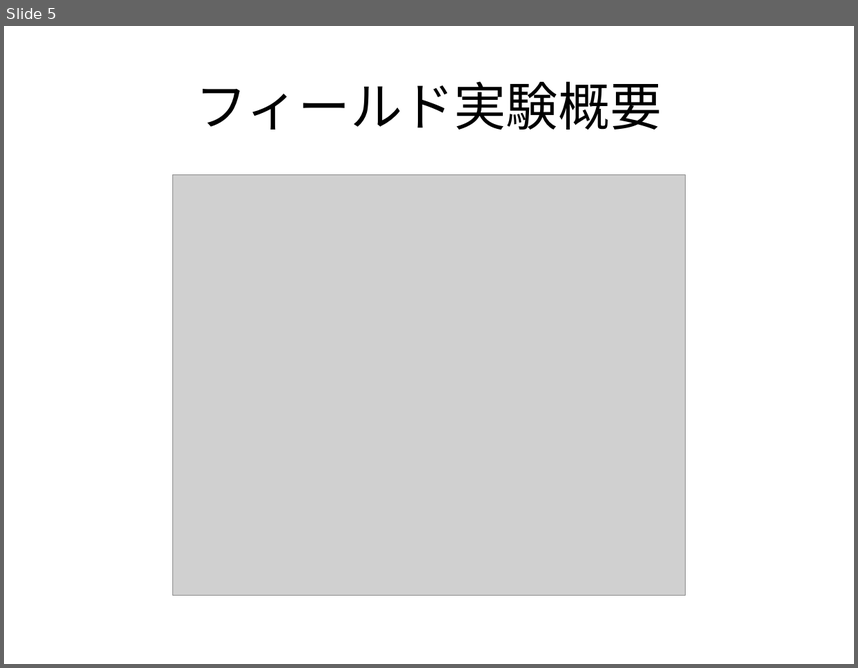
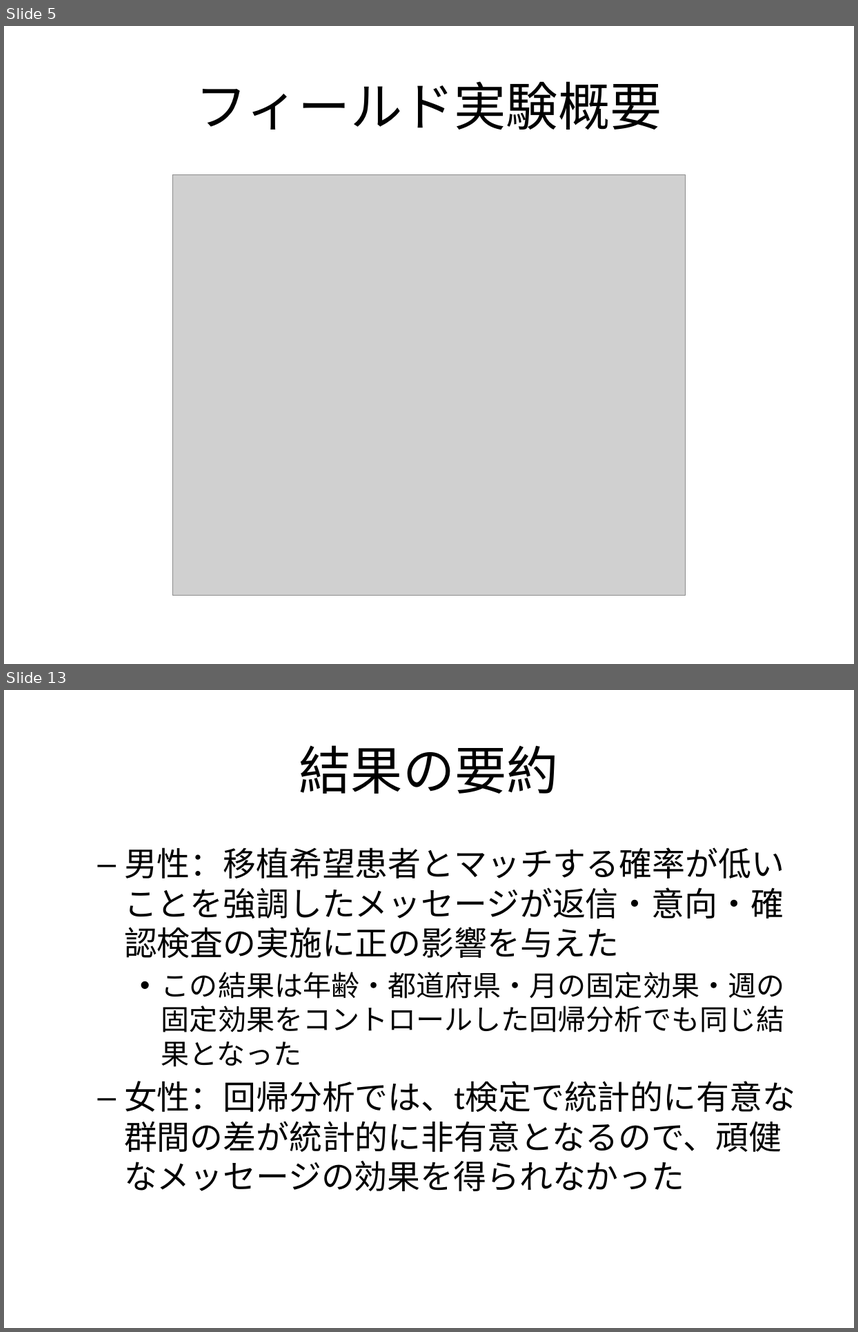
Before and after one commit to JMDP-behavioral-economics/RCT-Nudge, a slide deck: docs/pptx/report.pptx. Shown one above the other, each under a label of ours: slide 5 before the commit, slides 5 and 13 after it; the slides between them are not shown. The pictures are 858x668 and 858x1332 pixels, drawn with LibreOffice and Linux fonts; fonts in the diff are those of the drawing; grey boxes stand for pictures. Boxes give left, top, right and bottom in pixels: in the first picture for what was removed or moved away, otherwise in the second. Text is boxed around its words. In the diff, an @@ line names an element or a change of style, - is before the commit and + after.

```diff
--- a/docs/pptx/report.pptx
+++ b/docs/pptx/report.pptx
@@ slide 13 added at box(4, 690, 854, 1328), background #FFFFFF @@
@@ title added at box(299, 745, 559, 793), 44 pt, text #000000 @@
+結果の要約
@@ text added at box(124, 847, 795, 1191), 28 pt, text #000000 @@
+  – 男性：移植希望患者とマッチする確率が低いことを強調したメッセージが返信・意向・確認検査の実施に正の影響を与えた
+    • この結果は年齢・都道府県・月の固定効果・週の固定効果をコントロールした回帰分析でも同じ結果となった
+  – 女性：回帰分析では、t検定で統計的に有意な群間の差が統計的に非有意となるので、頑健なメッセージの効果を得られなかった
```
Also in this commit, not shown: 4 slides changed, 4 other slides added, 2 other files.
